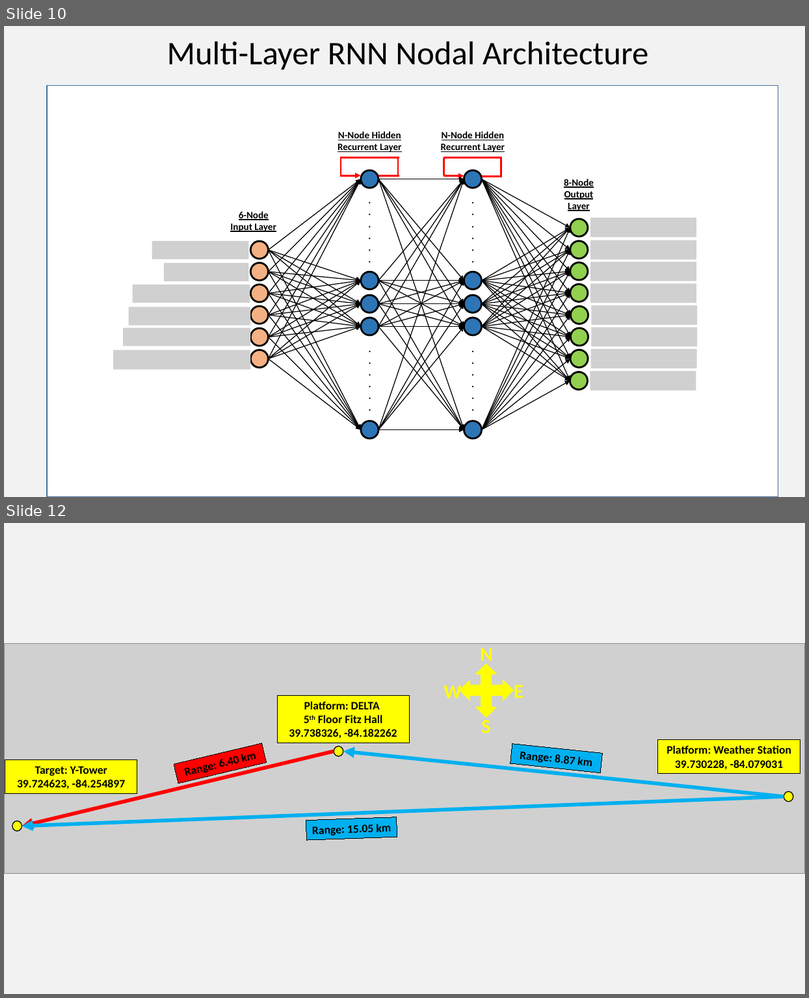
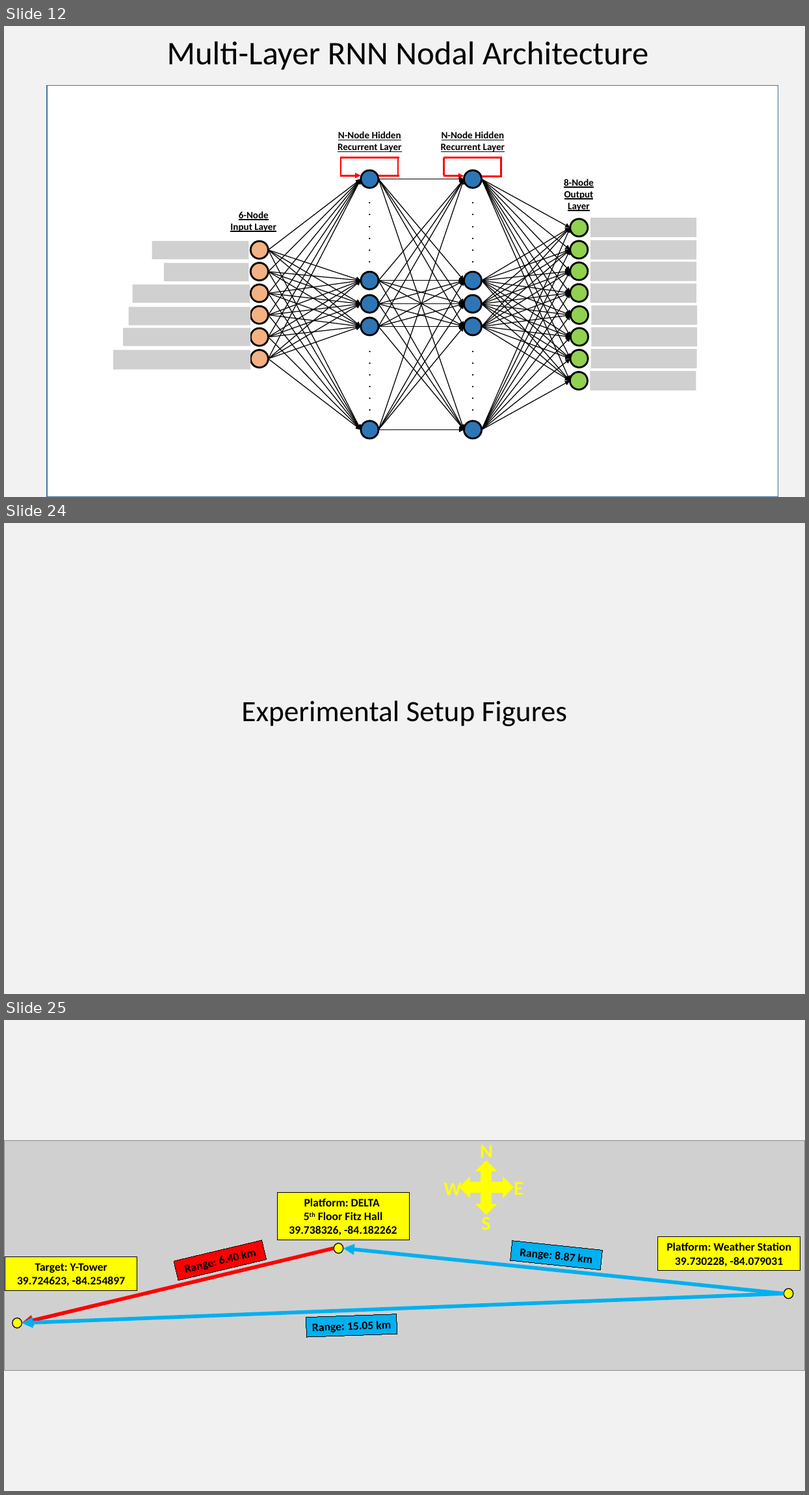
Before and after one commit to mgrose31/cn2_forecast, a slide deck: thesis_manuscript/Manuscript Figures.pptx. Shown one above the other, each under a label of ours: slides 10 and 12 before the commit, slides 12, 24 and 25 after it; the slides between them are not shown. The pictures are 809x998 and 809x1495 pixels, drawn with LibreOffice and Linux fonts; fonts in the diff are those of the drawing; grey boxes stand for pictures. Boxes give left, top, right and bottom in pixels: in the first picture for what was removed or moved away, otherwise in the second. Text is boxed around its words. In the diff, an @@ line names an element or a change of style, - is before the commit and + after.

```diff
--- a/thesis_manuscript/Manuscript Figures.pptx
+++ b/thesis_manuscript/Manuscript Figures.pptx
@@ slide 24 added at (4,523,805,994), background #F2F2F2 @@
@@ title added at (241,700,568,726), 36 pt, text #000000 @@
+Experimental Setup Figures
@@ what was slide 10 is now slide 12 @@
@@ what was slide 12 is now slide 25 @@
```
Also in this commit, not shown: 5 slides changed, 12 other slides added, 15 other files.
